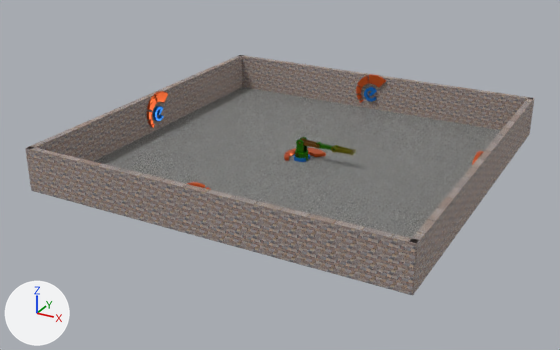
The glTF model apps/public/models/arm001.gltf as it was, and as the next commit left it.
Both versions are drawn from a 50 mm camera at (107.3, -209.7, 91.5) aimed at (-4.0, -7.4, -9.7). The axes (+X, +Y, +Z) are drawn at lower left. The lights are the same throughout. Where no turn or scale is listed for an object, it has been applied to the vertices. Vertices at the same position are counted once.

In view in the first picture: 'CubeStatic', 'WallStatic.000', 'WallStatic.001', 'WallStatic.002', 'WallStatic.003', 'ecclogo.001', 'ecclogo.002'.
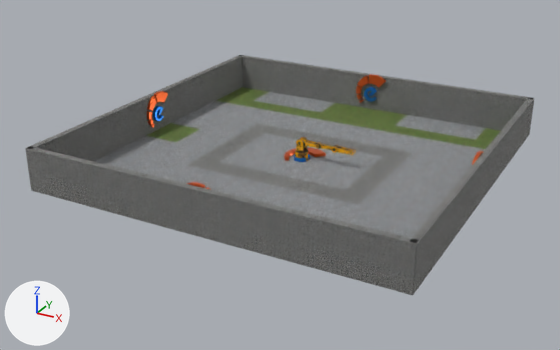
Boxes [x1, y1, x2, y2] around the edits, measured in the pictures (560 x 350 px):
```json
{"object": "CubeStatic", "change": "surface changed", "before": [35, 87, 500, 295], "after": [35, 87, 500, 295]}
{"object": "WallStatic.000", "change": "surface changed", "before": [25, 147, 419, 295], "after": [25, 147, 419, 295]}
{"object": "WallStatic.003", "change": "surface changed", "before": [242, 55, 534, 131], "after": [242, 55, 534, 131]}
{"object": "WallStatic.001", "change": "surface changed", "before": [27, 55, 244, 161], "after": [27, 55, 244, 161]}
{"object": "WallStatic.002", "change": "surface changed", "before": [409, 97, 534, 295], "after": [409, 97, 534, 295]}
{"part": 1, "of": "me_cube_005", "change": "built on", "before": [35, 191, 410, 295], "after": [35, 87, 500, 295]}
```

Edits to the scene script, one JSON object a line:
```json
{"op": "add", "block": "img_grass1_normal_512_png", "code": ["img_grass1_normal_512_png = load_image('grass1_normal_512.png', 'grass1_normal_512.png', 512, 512, 'Non-Color')"]}
{"op": "add", "block": "img_grass1_diffuse_512_png", "code": ["img_grass1_diffuse_512_png = load_image('grass1_diffuse_512.png', 'grass1_diffuse_512.png', 512, 512, 'sRGB')"]}
{"op": "add", "block": "img_brick_curve_normal_512_png", "code": ["img_brick_curve_normal_512_png = load_image('brick_curve_normal_512.png', 'brick_curve_normal_512.png', 512, 512, 'Non-Color')"]}
{"op": "add", "block": "img_metal_plate_normal_512_png", "code": ["img_metal_plate_normal_512_png = load_image('metal_plate_normal_512.png', 'metal_plate_normal_512.png', 512, 512, 'Non-Color')"]}
{"op": "add", "block": "img_metal_plate_diffuse_512_png", "code": ["img_metal_plate_diffuse_512_png = load_image('metal_plate_diffuse_512.png', 'metal_plate_diffuse_512.png', 512, 512, 'sRGB')"]}
{"block": "mat_floor", "where": "n2 = _N.new('ShaderNodeTexImage'); n2.name = 'Image Texture'"}
{"op": "set", "path": "n2.image", "old": "img_brick_curve_diffuse_512_png", "new": "img_metal_plate_diffuse_512_png"}
{"op": "add", "block": "mat_floor", "code": "n3 = _N.new('ShaderNodeNormalMap'); n3.name = 'Normal Map'"}
{"op": "add", "block": "mat_floor", "code": "n3.uv_map = 'UVMap'"}
{"op": "add", "block": "mat_floor", "code": "n4 = _N.new('ShaderNodeTexImage'); n4.name = 'Image Texture.001'"}
{"op": "add", "block": "mat_floor", "code": "n4.image = img_metal_plate_normal_512_png"}
{"block": "mat_floor", "where": "n0 = _N.new('ShaderNodeBsdfPrincipled'); n0.name = 'Principled BSDF'"}
{"op": "add", "block": "mat_floor", "code": "_L.new(n3.outputs[0], n0.inputs[5])  # 'Normal' to 'Normal'"}
{"op": "add", "block": "mat_floor", "code": "_L.new(n4.outputs[0], n3.inputs[1])  # 'Color' to 'Color'"}
{"block": "mat_wall", "where": "n2 = _N.new('ShaderNodeTexImage'); n2.name = 'Image Texture'"}
{"op": "set", "path": "n2.image", "old": "img_brick_red_diffuse_512_png", "new": "img_brick_curve_diffuse_512_png"}
{"block": "mat_wall", "where": "n4 = _N.new('ShaderNodeTexImage'); n4.name = 'Image Texture.001'"}
{"op": "set", "path": "n4.image", "old": "img_brick_red_normal_512_png", "new": "img_brick_curve_normal_512_png"}
{"op": "add", "block": "mat_grass", "code": ["mat_grass = bpy.data.materials.new('Grass')", "# uses the picture img_grass1_diffuse_512_png", "# uses the picture img_grass1_normal_512_png"]}
{"block": "me_cube_005", "where": "# used by ob_cubestatic; location = (0.0, 0.0, -6.2)"}
{"op": "remove", "block": "me_cube_005", "code": "me_cube_005.from_pydata(...)  # 8 vertices, 12 faces; spans x -60.0..60.0, y -60.0..60.0, z -0.2..0.2"}
{"op": "add", "block": "me_cube_005", "code": "me_cube_005.from_pydata(...)  # 1538 vertices, 3072 faces; spans x -60.0..60.0, y -60.0..60.0, z -0.2..0.2"}
{"block": "me_cube_005", "change": "me_cube_005 part 1: 3 vertices moved within x -60.0..60.0, y -60.0..60.0, z -0.2; 1530 vertices added at x -60.0..60.0, y -60.0..60.0, z -0.2..0.2"}
{"op": "add", "block": "me_cube_005", "code": "me_cube_005.materials.append(mat_wall)"}
{"op": "add", "block": "me_cube_005", "code": "me_cube_005.materials.append(mat_grass)"}
```
